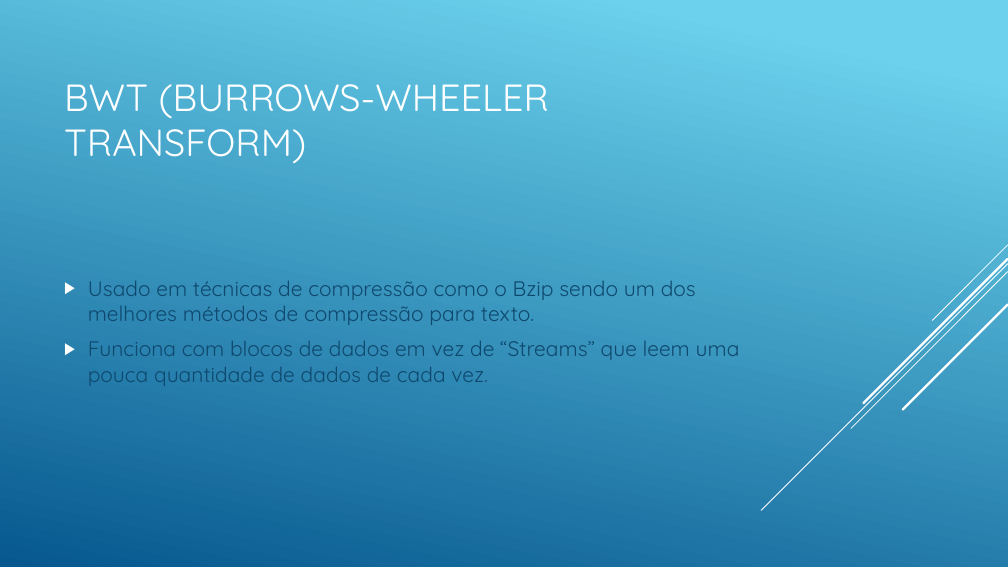
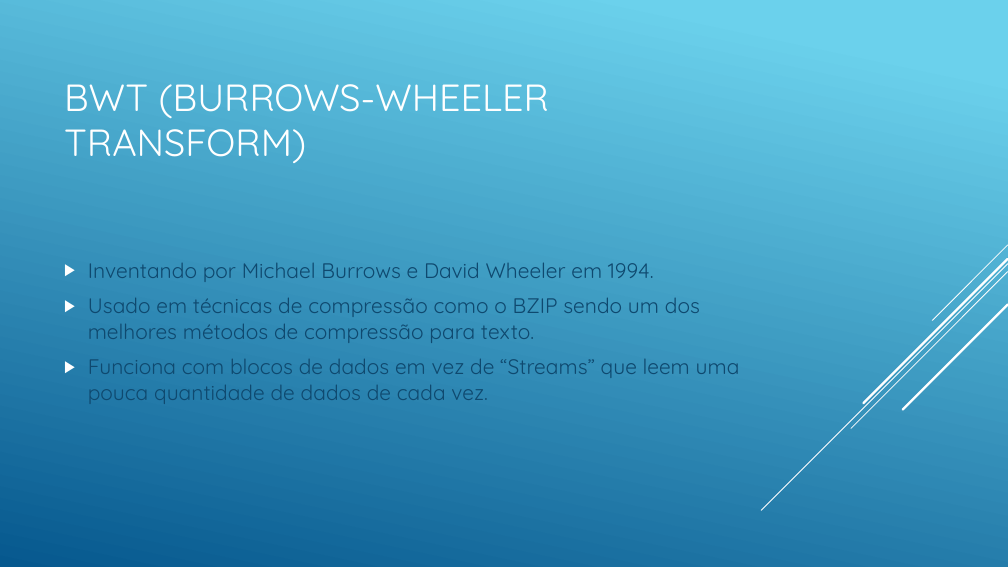
Before and after one commit to fabirino/TI_TP2, a slide deck: slide 7 of Apresentacao.pptx. Drawn at 1008x567 pixels with LibreOffice and Linux fonts; fonts in the diff are those of the drawing. Boxes give left, top, right and bottom in pixels: in the first picture for what was removed or moved away, otherwise in the second. Text is boxed around its words. In the diff, an @@ line names an element or a change of style, - is before the commit and + after.

```diff
--- a/Apresentacao.pptx
+++ b/Apresentacao.pptx
@@ text at box(88, 263, 700, 343): text changed @@
-▶ Usado em técnicas de compressão como o Bzip sendo um dos melhores métodos de compressão para texto.
+▶ Inventando por Michael Burrows e David Wheeler em 1994.
+▶ Usado em técnicas de compressão como o BZIP sendo um dos melhores métodos de compressão para texto.
```
Also in this commit, not shown: 5 other slides changed, 2 slides added, 1 slide removed, 3 other files.
